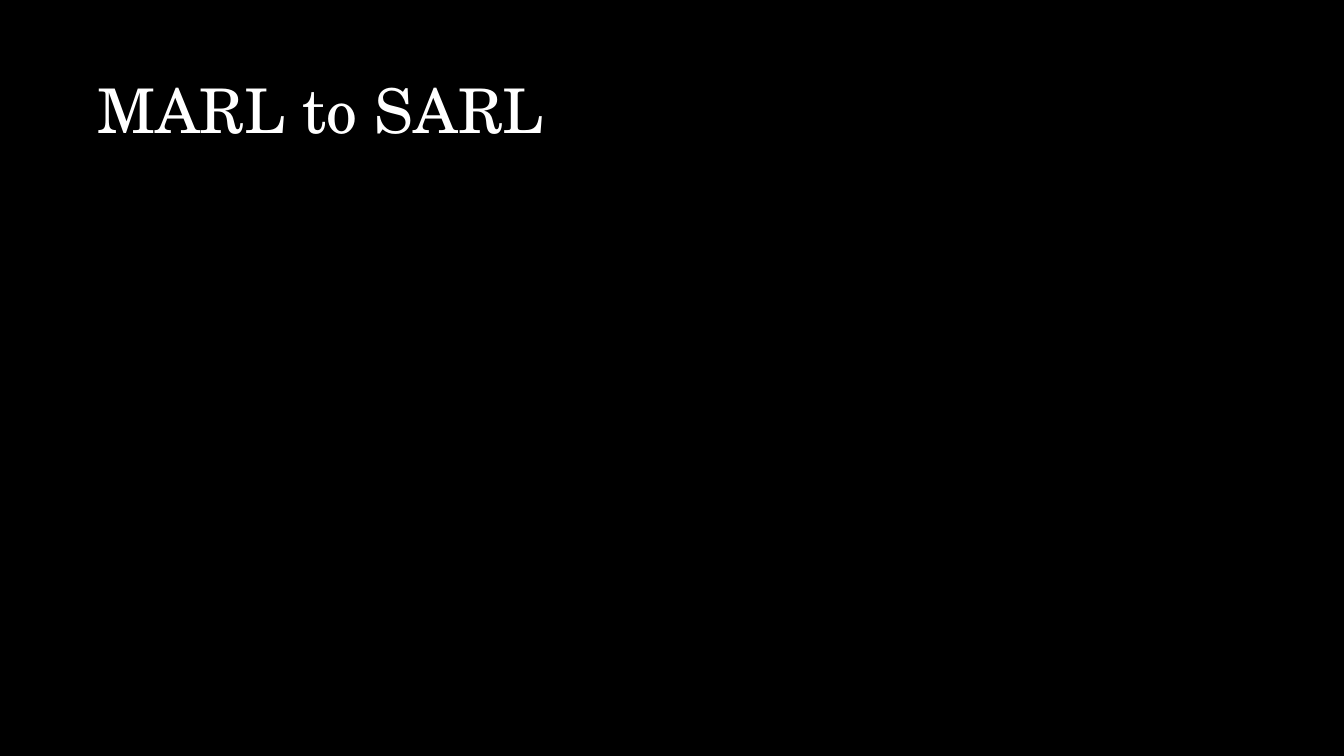
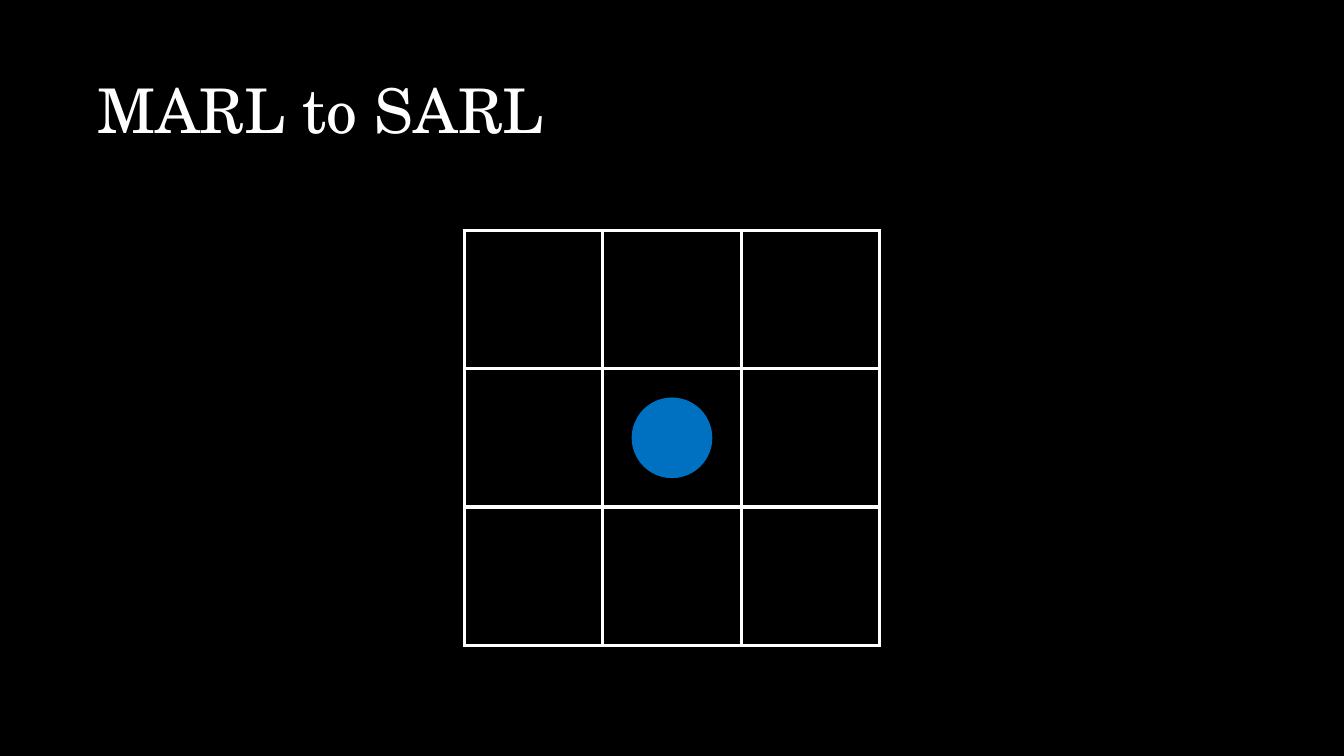
Before and after one commit to jCodingStuff/NCMMLProject, a slide deck: slide 9 of presentation/presentation.pptx (slide 6 before the commit). Drawn at 1344x756 pixels with LibreOffice and Linux fonts; fonts in the diff are those of the drawing. Boxes give left, top, right and bottom in pixels: in the first picture for what was removed or moved away, otherwise in the second. Text is boxed around its words. In the diff, an @@ line names an element or a change of style, - is before the commit and + after.

Commit message:
More stuff

```diff
--- a/presentation/presentation.pptx
+++ b/presentation/presentation.pptx
@@ rectangle added at [465, 230, 603, 369], fill #000000, outline #FFFFFF 4.5 pt @@
@@ rectangle added at [603, 230, 742, 369], fill #000000, outline #FFFFFF 4.5 pt @@
@@ rectangle added at [742, 230, 880, 369], fill #000000, outline #FFFFFF 4.5 pt @@
@@ rectangle added at [465, 369, 603, 507], fill #000000, outline #FFFFFF 4.5 pt @@
@@ rectangle added at [603, 369, 742, 507], fill #000000, outline #FFFFFF 4.5 pt @@
@@ rectangle added at [742, 369, 880, 507], fill #000000, outline #FFFFFF 4.5 pt @@
@@ ellipse added at [632, 398, 712, 478], fill #0070C0 @@
@@ rectangle added at [465, 507, 603, 646], fill #000000, outline #FFFFFF 4.5 pt @@
@@ rectangle added at [603, 507, 742, 646], fill #000000, outline #FFFFFF 4.5 pt @@
@@ rectangle added at [742, 507, 880, 646], fill #000000, outline #FFFFFF 4.5 pt @@
```
Also in this commit, not shown: 9 slides added.
